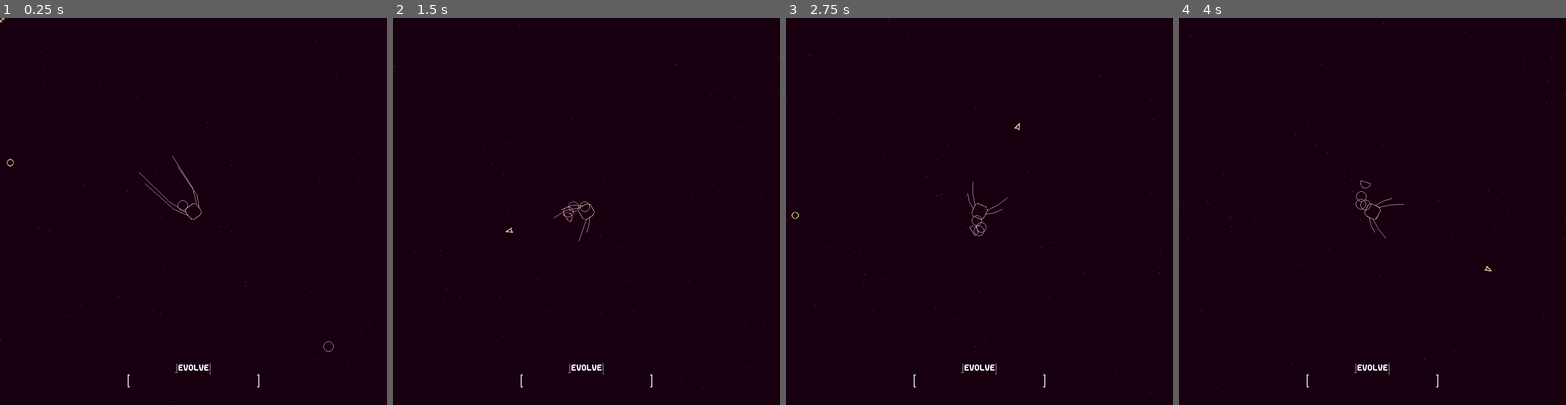
Above: before the commit, frames 1-4 (left to right).
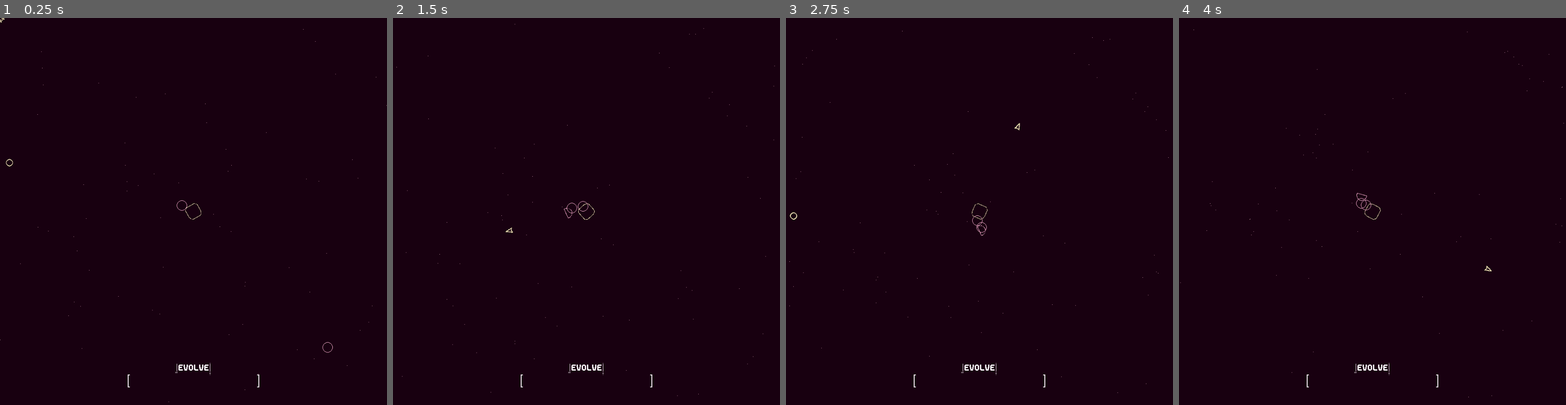
Above: after the commit, the same moments.

Repository: TitouanCh/Evolutionary-Dream-Game
Game: Godot game, scene res://scenes/flask.tscn
The game is run twice, just before and just after one commit, with the same random seed, the same clock (stepped at 60 frames per second) and the same inputs.
Inputs (mouse positions are in pixels of both pictures, inside the frame that each line leads up to):
- Up to frame 1 (0.25 s): no input
- Up to frame 2 (1.5 s): move the mouse to (671, 192) at 0.52 s; click (671, 192) at 0.6 s; move the mouse to (509, 230) at 1.27 s; click (509, 230) at 1.35 s
- Up to frame 3 (2.75 s): move the mouse to (1018, 126) at 2.02 s; click (1018, 126) at 2.1 s
- Up to frame 4 (4 s): move the mouse to (1353, 288) at 2.77 s; click (1353, 288) at 2.85 s; move the mouse to (1488, 269) at 3.52 s; click (1488, 269) at 3.6 s

The runs differ from the first frame. In frame 1, 0.2% of the frame differs, in the area x 0-100%, y 2-100%; in frame 2, 0.2%; in frame 3, 0.2%; in frame 4, 0.2%.

Commit message:
new stuff

Diff:
--- /dev/null
+++ b/etc/monotheme.tres
@@ -0,0 +1,9 @@
+[gd_resource type="Theme" load_steps=3 format=2]
+
+[ext_resource path="res://fonts/monogram.ttf" type="DynamicFontData" id=1]
+
+[sub_resource type="DynamicFont" id=1]
+font_data = ExtResource( 1 )
+
+[resource]
+default_font = SubResource( 1 )
--- a/etc/theme.tres
+++ b/etc/theme.tres
@@ -3,7 +3,9 @@
 [ext_resource path="res://fonts/cell_font.ttf" type="DynamicFontData" id=1]
 
 [sub_resource type="DynamicFont" id=3]
-extra_spacing_top = 20
+size = 8
+extra_spacing_top = 10
+extra_spacing_char = 1
 font_data = ExtResource( 1 )
 
 [resource]
--- a/project.godot
+++ b/project.godot
@@ -36,6 +36,11 @@
 run/main_scene="res://scenes/flask.tscn"
 config/icon="res://icon.png"
 
+[autoload]
+
+Global="*res://scripts/global.gd"
+UpgradeEther="*res://scripts/upgradeEther.gd"
+
 [display]
 
 window/size/width=900
@@ -63,6 +68,11 @@
 "events": [ Object(InputEventKey,"resource_local_to_scene":false,"resource_name":"","device":0,"alt":false,"shift":false,"control":false,"meta":false,"command":false,"pressed":false,"scancode":0,"physical_scancode":16777217,"unicode":0,"echo":false,"script":null)
  ]
 }
+pause={
+"deadzone": 0.5,
+"events": [ Object(InputEventKey,"resource_local_to_scene":false,"resource_name":"","device":0,"alt":false,"shift":false,"control":false,"meta":false,"command":false,"pressed":false,"scancode":0,"physical_scancode":80,"unicode":0,"echo":false,"script":null)
+ ]
+}
 
 [physics]
 
--- /dev/null
+++ b/scenes/DNAmenu.tscn
@@ -0,0 +1,35 @@
+[gd_scene load_steps=4 format=2]
+
+[ext_resource path="res://etc/theme.tres" type="Theme" id=1]
+[ext_resource path="res://scripts/DNAmenu.gd" type="Script" id=2]
+[ext_resource path="res://scenes/upgrade.tscn" type="PackedScene" id=3]
+
+[node name="DNAmenu" type="Node2D"]
+script = ExtResource( 2 )
+
+[node name="DNA" type="RichTextLabel" parent="."]
+margin_top = -322.0
+margin_right = 40.0
+margin_bottom = -282.0
+theme = ExtResource( 1 )
+bbcode_text = "dna"
+text = "dna"
+
+[node name="DNALine" type="RichTextLabel" parent="."]
+margin_left = -350.0
+margin_top = -300.0
+margin_right = 350.0
+margin_bottom = -22.0
+theme = ExtResource( 1 )
+bbcode_enabled = true
+bbcode_text = "atgcatgc"
+text = "atgcatgc"
+
+[node name="upgrade1" parent="." instance=ExtResource( 3 )]
+position = Vector2( -234, 200 )
+
+[node name="upgrade2" parent="." instance=ExtResource( 3 )]
+position = Vector2( 0, 200 )
+
+[node name="upgrade3" parent="." instance=ExtResource( 3 )]
+position = Vector2( 234, 200 )
--- a/scenes/main.tscn
+++ b/scenes/main.tscn
@@ -27,6 +27,7 @@
 [ext_resource path="res://sprites/evolve_text/evolveC6.png" type="Texture" id=25]
 [ext_resource path="res://sprites/evolve_text/evolveC5.png" type="Texture" id=26]
 [ext_resource path="res://fonts/cell_font.ttf" type="DynamicFontData" id=27]
+[ext_resource path="res://scenes/DNAmenu.tscn" type="PackedScene" id=28]
 
 [sub_resource type="SpriteFrames" id=2]
 animations = [ {
@@ -35,15 +36,15 @@
 "name": "transition",
 "speed": 12.0
 }, {
+"frames": [ ExtResource( 20 ), ExtResource( 21 ), ExtResource( 24 ), ExtResource( 22 ), ExtResource( 26 ), ExtResource( 25 ), ExtResource( 23 ) ],
+"loop": true,
+"name": "complete",
+"speed": 12.0
+}, {
 "frames": [ ExtResource( 10 ) ],
 "loop": true,
 "name": "regular",
 "speed": 5.0
-}, {
-"frames": [ ExtResource( 20 ), ExtResource( 21 ), ExtResource( 24 ), ExtResource( 22 ), ExtResource( 26 ), ExtResource( 25 ), ExtResource( 23 ) ],
-"loop": true,
-"name": "complete",
-"speed": 12.0
 } ]
 
 [sub_resource type="RectangleShape2D" id=1]
@@ -71,9 +72,6 @@
 margin_top = -24.0
 margin_right = 40.0
 margin_bottom = 6.0
-__meta__ = {
-"_edit_use_anchors_": false
-}
 
 [node name="player" parent="." instance=ExtResource( 1 )]
 position = Vector2( 3000, 3000 )
@@ -104,6 +102,10 @@
 "_edit_use_anchors_": false
 }
 
+[node name="DNAmenu" parent="." instance=ExtResource( 28 )]
+visible = false
+
 [connection signal="animation_finished" from="evolve_text" to="evolve_text" method="_on_evolve_text_animation_finished"]
 [connection signal="mouse_entered" from="evolve_text/evolve_button" to="evolve_text" method="_on_evolve_button_mouse_entered"]
 [connection signal="mouse_exited" from="evolve_text/evolve_button" to="evolve_text" method="_on_evolve_button_mouse_exited"]
+[connection signal="pressed" from="evolve_text/evolve_button" to="evolve_text" method="_on_evolve_button_pressed"]
--- a/scenes/npc.tscn
+++ b/scenes/npc.tscn
@@ -1,37 +1,19 @@
-[gd_scene load_steps=10 format=2]
+[gd_scene load_steps=3 format=2]
 
-[ext_resource path="res://sprites/flagellum1/flagellum1.png" type="Texture" id=1]
+[ext_resource path="res://sprites/flagellum1/flagellum.tres" type="SpriteFrames" id=1]
 [ext_resource path="res://scripts/npc.gd" type="Script" id=2]
-[ext_resource path="res://sprites/flagellum1/flagellum3.png" type="Texture" id=3]
-[ext_resource path="res://sprites/flagellum1/flagellum5.png" type="Texture" id=4]
-[ext_resource path="res://sprites/flagellum1/flagellum4.png" type="Texture" id=5]
-[ext_resource path="res://sprites/cell_wireframe.png" type="Texture" id=6]
-[ext_resource path="res://sprites/flagellum1/flagellum2.png" type="Texture" id=7]
-
-[sub_resource type="CapsuleShape2D" id=1]
-radius = 13.0
-height = 28.0
-
-[sub_resource type="SpriteFrames" id=2]
-animations = [ {
-"frames": [ ExtResource( 1 ), ExtResource( 7 ), ExtResource( 3 ), ExtResource( 5 ), ExtResource( 4 ) ],
-"loop": true,
-"name": "default",
-"speed": 12.0
-} ]
 
 [node name="npc" type="KinematicBody2D"]
 script = ExtResource( 2 )
 
 [node name="sprite" type="Sprite" parent="."]
-texture = ExtResource( 6 )
 
 [node name="collisionShape" type="CollisionShape2D" parent="."]
 rotation = 1.5708
-shape = SubResource( 1 )
 
 [node name="flagel" type="AnimatedSprite" parent="."]
+visible = false
 position = Vector2( -32, 0 )
-frames = SubResource( 2 )
+frames = ExtResource( 1 )
 frame = 1
 playing = true
--- a/scenes/playerV2.tscn
+++ b/scenes/playerV2.tscn
@@ -1,20 +1,14 @@
-[gd_scene load_steps=4 format=2]
+[gd_scene load_steps=2 format=2]
 
 [ext_resource path="res://scripts/playerV2.gd" type="Script" id=1]
-[ext_resource path="res://sprites/heavySquare.png" type="Texture" id=2]
-
-[sub_resource type="RectangleShape2D" id=1]
-extents = Vector2( 16, 16 )
 
 [node name="playerV2" type="KinematicBody2D"]
 script = ExtResource( 1 )
 
 [node name="collisionShape" type="CollisionShape2D" parent="."]
-shape = SubResource( 1 )
 
 [node name="sprite" type="Sprite" parent="."]
 rotation = 1.5708
-texture = ExtResource( 2 )
 
 [node name="camera" type="Camera2D" parent="."]
 current = true
--- /dev/null
+++ b/scenes/upgrade.tscn
@@ -0,0 +1,37 @@
+[gd_scene load_steps=4 format=2]
+
+[ext_resource path="res://etc/theme.tres" type="Theme" id=1]
+[ext_resource path="res://scripts/upgrade.gd" type="Script" id=2]
+[ext_resource path="res://etc/monotheme.tres" type="Theme" id=3]
+
+[node name="upgrade" type="Node2D"]
+script = ExtResource( 2 )
+
+[node name="title" type="RichTextLabel" parent="."]
+margin_left = -108.0
+margin_top = -32.0
+margin_right = 108.0
+margin_bottom = 8.0
+theme = ExtResource( 1 )
+bbcode_enabled = true
+bbcode_text = "[center]this is an upgrade[/center]"
+text = "this is an upgrade"
+
+[node name="description" type="RichTextLabel" parent="."]
+margin_left = -108.0
+margin_top = -2.0
+margin_right = 108.0
+margin_bottom = 38.0
+theme = ExtResource( 3 )
+bbcode_enabled = true
+bbcode_text = "[center]this is a description[/center]"
+text = "this is a description"
+
+[node name="button" type="Button" parent="."]
+modulate = Color( 1, 1, 1, 0 )
+margin_left = -108.0
+margin_top = -108.0
+margin_right = 108.0
+margin_bottom = 108.0
+
+[connection signal="pressed" from="button" to="." method="_on_button_pressed"]
--- /dev/null
+++ b/scripts/DNAmenu.gd
@@ -0,0 +1,39 @@
+extends Node2D
+
+onready var player = get_parent().get_node("player")
+onready var cursor = get_parent().get_node("cursor")
+onready var evolve_text = get_parent().get_node("evolve_text")
+
+onready var upgrades = [$upgrade1, $upgrade2, $upgrade3]
+onready var dnaline = $DNALine
+
+func _process(delta):
+	self.position = player.position
+	dnaline.bbcode_text = player.DNA
+	update()
+
+func _draw():
+	draw_line(Vector2(-512, -303), Vector2(512, -303), Color(255, 255, 255))
+	draw_line(Vector2(-512, -279), Vector2(512, -280), Color(255, 255, 255))
+
+func choose_upgrade():
+	self.visible = true
+	Global.paused = true
+	cursor.change_cursor(0)
+
+	for u in upgrades:
+		randomize()
+		u.set_random_upgrade()
+		u.visible = true
+
+func upgrade_player(dna):
+	player.DNA += dna
+	player.make_from_genome(player.DNA)
+	for u in upgrades:
+		u.visible = false
+
+	yield(get_tree().create_timer(1), "timeout")
+	Global.paused = false
+	self.visible = false
+
+	evolve_text.reset()
--- a/scripts/evolve_text.gd
+++ b/scripts/evolve_text.gd
@@ -2,6 +2,7 @@
 
 onready var player = get_parent().get_node("player")
 onready var cursor = get_parent().get_node("cursor")
+onready var DNAmenu = get_parent().get_node("DNAmenu")
 
 var current_value = 0
 var increment = 32
@@ -9,7 +10,11 @@
 
 func _process(delta):
 	self.position = player.position + Vector2(0, 378)
-	current_value = lerp(current_value, player.belly, delta)
+	var b = 1
+	if player.belly == 0:
+		b = 4
+	current_value = lerp(current_value, player.belly, delta * b)
+	self.playing = !Global.paused
 	update()
 
 func _draw():
@@ -23,15 +28,23 @@
 				transitioned = true
 		draw_rect(Rect2(-150, 4, y, 24), Color("#FFFF"))
 
+func reset():
+	self.animation = "regular"
+	transitioned = false
+
 func _on_evolve_text_animation_finished():
 	if self.animation == "transition":
 		self.animation = "complete"
 		self.playing = true
 
-
 func _on_evolve_button_mouse_entered():
-	if self.animation == "complete" or self.animation == "transition":
+	if (self.animation == "complete" or self.animation == "transition") and !Global.paused:
 		cursor.change_cursor(0)
 
 func _on_evolve_button_mouse_exited():
-	cursor.change_cursor(1)
+	if !Global.paused:
+		cursor.change_cursor(1)
+
+func _on_evolve_button_pressed():
+	if true: #self.animation == "complete" or self.animation == "transition":
+		DNAmenu.choose_upgrade()
--- /dev/null
+++ b/scripts/global.gd
@@ -0,0 +1,7 @@
+extends Node
+
+var paused = false
+
+func _process(delta):
+	if Input.is_action_just_pressed("pause"):
+		paused = !paused
--- a/scripts/levelManager.gd
+++ b/scripts/levelManager.gd
@@ -44,16 +44,17 @@
 	spawn_debris(420, debris, Vector2(0, 200), Vector2(0, 200))
 
 func _process(delta):
-	if !once:
-		_once()
-		once = true
-	handle_food(delta, food)
-	handle_npc(delta)
-	handle_debris(delta, debris)
-
-	player.linear_velocity += get_current(currents, currents_resolution, player.position) * current_force * delta
-
-	update()
+	if !Global.paused:
+		if !once:
+			_once()
+			once = true
+		handle_food(delta, food)
+		handle_npc(delta)
+		handle_debris(delta, debris)
+
+		player.linear_velocity += get_current(currents, currents_resolution, player.position) * current_force * delta
+
+		update()
 
 func setup_food_sprites(n, text):
 	for i in range(n):
@@ -160,7 +161,7 @@
 func handle_npc(delta):
 	for i in range(len(npc)):
 		var distance = npc[i][0].distance_squared_to(player.position)
-		if  distance < 262144 and !npc[i][3]:
+		if  distance < big_distance and !npc[i][3]:
 			for j in range(1, len(npcInstances)):
 				if !npcInstances[j].active: npcInstances[0] = j
 			npcInstances[npcInstances[0]].position = npc[i][0]
@@ -168,13 +169,13 @@
 			npcInstances[npcInstances[0]].set_active(true)
 			npc[i][3] = npcInstances[0]
 		elif npc[i][3]:
-			if npcInstances[npc[i][3]].position.distance_squared_to(player.position) > 262144:
+			if npcInstances[npc[i][3]].position.distance_squared_to(player.position) > big_distance:
 				npc[i][0] = npcInstances[npc[i][3]].position
 				npcInstances[npc[i][3]].set_active(false)
 				npc[i][3] = 0
 			else:
 				var closest_food = Vector2.ZERO
-				var smallest_distance = 262144*2*2
+				var smallest_distance = big_distance*2*2
 				for j in range(len(food)):
 					var dist = food[j].distance_squared_to(npcInstances[npc[i][3]].position)
 					if dist < smallest_distance:
--- a/scripts/npc.gd
+++ b/scripts/npc.gd
@@ -3,17 +3,23 @@
 var target = Vector2.ZERO
 
 func _ready():
-	type = 'herbivore'
-	neutral_sprites.append($flagel)
-	turnAccel = 3
-	accel = 3
+	DNA = "agccgtt"
+
+func _once():
+	make_from_genome(DNA)
 
 func _process(delta):
-	if active:
-		scaleInfo = OrganismUtilities.handle_scaling(self, scaleInfo, body_sprite, tail, delta)
+	if !once:
+		_once()
+		once = true
+
+	if !Global.paused:
+		if active:
+			scaleInfo = OrganismUtilities.handle_scaling(self, scaleInfo, body_sprite, tail, delta)
 
 func _physics_process(delta):
-	if active:
-		var relative_target = target - self.global_position
+	if !Global.paused:
+		if active:
+			var relative_target = target - self.global_position
 
-		linear_velocity = OrganismUtilities.move_toward_target(self, relative_target, linear_velocity, accel, turnAccel, friction, delta)
+			linear_velocity = OrganismUtilities.move_toward_target(self, relative_target, linear_velocity, accel, turnAccel, friction, delta)
--- a/scripts/organism.gd
+++ b/scripts/organism.gd
@@ -1,6 +1,8 @@
 extends KinematicBody2D
 
 class_name Organism
+
+var DNA = "agc"
 
 var turnAccel = 10
 var accel = 10
@@ -35,3 +37,86 @@
 	active = state
 	self.visible = state
 	collisionShape.disabled = !state
+
+func reset():
+	for t in tail:
+		t[0].queue_free()
+	tail = []
+	whiskers = []
+
+	for s in neutral_sprites:
+		s.queue_free()
+	neutral_sprites = []
+	belly = 0
+
+	turnAccel = 0
+	accel = 0
+	friction = 0.95
+
+func make_from_genome(dna):
+	reset()
+
+	# Strong tail gene : tcc
+	for i in range(OrganismUtilities.count_gene(dna, "tcc")):
+		OrganismUtilities.create_tail_obj(self, tail, load("res://sprites/24Circle.png"), 0)
+		accel += 1
+
+	# Whisker gene I : gcggg
+	if OrganismUtilities.read_gene(dna, "gcggg"):
+		OrganismUtilities.create_whisker(self, whiskers, 3, Vector2(10, 16), [15, 0, 1.4], [1, 0, -1])
+		OrganismUtilities.create_whisker(self, whiskers, 3, Vector2(10, -16), [15, 0, 1.4], [-1, 0, 1])
+		turnAccel += 2.5
+
+	# Whisker gene II : gcgttt
+	if OrganismUtilities.read_gene(dna, "gcgttt"):
+		OrganismUtilities.create_whisker(self, whiskers, 3, Vector2(0, 16), [15, 0, 1.4], [1, 0, -1])
+		OrganismUtilities.create_whisker(self, whiskers, 3, Vector2(0, -16), [15, 0, 1.4], [-1, 0, 1])
+		turnAccel += 2.5
+
+	# Whisker gene III : gcatgg
+	if OrganismUtilities.read_gene(dna, "gcatgg"):
+		OrganismUtilities.create_whisker(self, whiskers, 4, Vector2(-5, 16), [0, -4, 2], [1, 0, -1])
+		OrganismUtilities.create_whisker(self, whiskers, 4, Vector2(-5, -16), [0, -4, 2], [-1, 0, 1])
+		OrganismUtilities.create_whisker(self, whiskers, 4, Vector2(-10, 16), [0, -4, 2], [1, 0, -1])
+		OrganismUtilities.create_whisker(self, whiskers, 4, Vector2(-10, -16), [0, -4, 2], [-1, 0, 1])
+		turnAccel += 3.5
+
+	# Shrimp gene : atgcatgc
+	if OrganismUtilities.read_gene(dna, "atgcatgc"):
+		# Crusty body
+		body_sprite.texture = load("res://sprites/heavySquare.png")
+		var rect = RectangleShape2D.new()
+		rect.set_extents(Vector2(16, 16))
+		collisionShape.shape = rect
+
+		#Shrimp tail
+		for i in range(2):
+			OrganismUtilities.create_tail_obj(self, tail, load("res://sprites/24Circle.png"), 0)
+		OrganismUtilities.create_tail_obj(self, tail, load("res://sprites/24Demi.png"), 1)
+
+		# Caracteristics
+		turnAccel += 8
+		accel += 10
+
+
+	# Bacteria gene : agccgtt
+	if OrganismUtilities.read_gene(dna, "agccgtt"):
+		# Wireframe body
+		body_sprite.texture = load("res://sprites/cell_wireframe.png")
+		var cap = CapsuleShape2D.new()
+		cap.radius = 13
+		cap.height = 28
+		collisionShape.shape = cap
+
+		# Flagellum
+		var a = AnimatedSprite.new()
+		self.add_child(a)
+		a.frames = load("res://sprites/flagellum1/flagellum.tres")
+		a.playing = true
+		a.position = Vector2(-32, 0)
+		neutral_sprites.append(a)
+
+		# Caracteristics
+		type = 'herbivore'
+		turnAccel += 1
+		accel += 3
--- a/scripts/organismUtilities.gd
+++ b/scripts/organismUtilities.gd
@@ -1,6 +1,29 @@
 extends Reference
 
 class_name OrganismUtilities
+
+# DNA Functions ---
+
+static func read_gene(dna, gene):
+	var a = len(gene)
+	for i in range(len(dna) - a + 1):
+		var possible_gene = ""
+		for j in range(a):
+			possible_gene += dna[i + j]
+		if possible_gene == gene:
+			return true
+	return false
+
+static func count_gene(dna, gene):
+	var a = len(gene)
+	var count = 0
+	for i in range(len(dna) - a + 1):
+		var possible_gene = ""
+		for j in range(a):
+			possible_gene += dna[i + j]
+		if possible_gene == gene:
+			count += 1
+	return count
 
 # Create Functions ---
 
--- a/scripts/playerV2.gd
+++ b/scripts/playerV2.gd
@@ -2,33 +2,29 @@
 
 func _ready():
 	type = 'player'
+	DNA = "atgcatgc"
 
 func _once():
-	for i in range(3):
-		OrganismUtilities.create_tail_obj(self, tail, load("res://sprites/24Circle.png"), 0)
-	OrganismUtilities.create_tail_obj(self, tail, load("res://sprites/24Demi.png"), 1)
-
-	OrganismUtilities.create_whisker(self, whiskers, 3, Vector2(10, 16), [15, 0, 1.4], [1, 0, -1])
-	OrganismUtilities.create_whisker(self, whiskers, 3, Vector2(10, -16), [15, 0, 1.4], [-1, 0, 1])
-	OrganismUtilities.create_whisker(self, whiskers, 3, Vector2(0, 16), [15, 0, 1.4], [1, 0, -1])
-	OrganismUtilities.create_whisker(self, whiskers, 3, Vector2(0, -16), [15, 0, 1.4], [-1, 0, 1])
+	make_from_genome(DNA)
 
 func _process(delta):
-	if !once:
-		_once()
-		once = true
-	update()
+	if !Global.paused:
+		if !once:
+			_once()
+			once = true
+		update()
 
-	scaleInfo = OrganismUtilities.handle_scaling(self, scaleInfo, body_sprite, tail, delta)
+		scaleInfo = OrganismUtilities.handle_scaling(self, scaleInfo, body_sprite, tail, delta)
 
 func _physics_process(delta):
-	var mousePosition = get_global_mouse_position() - self.global_position
+	if !Global.paused:
+		var mousePosition = get_global_mouse_position() - self.global_position
 
-	linear_velocity = OrganismUtilities.move_toward_target(self, mousePosition, linear_velocity, accel, turnAccel, friction, delta)
-	OrganismUtilities.handle_tail(self, tail, linear_velocity, 0.13, 8, 0.85, Ttime, delta)
-	OrganismUtilities.handle_whiskers(self, whiskers, 20, delta)
+		linear_velocity = OrganismUtilities.move_toward_target(self, mousePosition, linear_velocity, accel, turnAccel, friction, delta)
+		OrganismUtilities.handle_tail(self, tail, linear_velocity, 0.13, 8, 0.85, Ttime, delta)
+		OrganismUtilities.handle_whiskers(self, whiskers, 20, delta)
 
-	Ttime += delta
+		Ttime += delta
 
 func _draw():
 	OrganismUtilities.draw_all(self, whiskers)
--- /dev/null
+++ b/scripts/upgrade.gd
@@ -0,0 +1,28 @@
+extends Node2D
+
+var size = Vector2(216, 216)
+onready var title = $title
+onready var description = $description
+
+var ni = 0
+
+func _draw():
+	# Right border
+	draw_line(Vector2(-size.x/2, size.y/2), Vector2(-size.x/2, -size.y/2), Color(255, 255, 255))
+
+	# Left border
+	draw_line(Vector2(size.x/2, size.y/2), Vector2(size.x/2, -size.y/2), Color(255, 255, 255))
+
+	# Top border
+	draw_line(Vector2(size.x/2 - 1, -size.y/2), Vector2(-size.x/2 + 1, -size.y/2), Color(255, 255, 255))
+
+func set_random_upgrade():
+	ni = randi() % len(UpgradeEther.upgrade_title)
+	while UpgradeEther.upgrade_meta[ni].has("locked"):
+		ni = randi() % len(UpgradeEther.upgrade_title)
+	title.bbcode_text = "[center]" + UpgradeEther.upgrade_title[ni] + "[/center]"
+	description.bbcode_text = "[center]" + UpgradeEther.upgrade_description[ni] + "\n" + UpgradeEther.upgrade_dna[ni] + "[/center]"
+
+func _on_button_pressed():
+	UpgradeEther.update_lists(ni)
+	get_parent().upgrade_player(UpgradeEther.upgrade_dna[ni])
--- /dev/null
+++ b/scripts/upgradeEther.gd
@@ -0,0 +1,45 @@
+extends Node
+
+var upgrade_title = [
+"teeth  i",
+"teeth  ii",
+"whiskers  i",
+"whiskers  ii",
+"whiskers  iii",
+"stronger tail"
+]
+
+var upgrade_description = [
+	"+ damage",
+	"+ damage",
+	"+ agility",
+	"+ agility",
+	"+ agility",
+	"+ movement"
+]
+
+var upgrade_dna = [
+	"aaatt",
+	"tatatt",
+	"gcggg",
+	"gcgttt",
+	"gcatgg",
+	"tcc"
+]
+
+var upgrade_meta = [
+	["upgradable"],
+	["locked"],
+	["upgradable"],
+	["upgradable", "locked"],
+	["locked"],
+	["repeatable"]
+]
+
+func update_lists(n):
+	if upgrade_meta[n].has("upgradable"):
+		upgrade_meta[n + 1].erase("locked")
+		print(upgrade_meta)
+
+	if !upgrade_meta[n].has("repeatable"):
+		upgrade_meta[n] = ["locked"]
--- /dev/null
+++ b/sprites/flagellum1/flagellum.tres
@@ -0,0 +1,15 @@
+[gd_resource type="SpriteFrames" load_steps=6 format=2]
+
+[ext_resource path="res://sprites/flagellum1/flagellum5.png" type="Texture" id=1]
+[ext_resource path="res://sprites/flagellum1/flagellum1.png" type="Texture" id=2]
+[ext_resource path="res://sprites/flagellum1/flagellum3.png" type="Texture" id=3]
+[ext_resource path="res://sprites/flagellum1/flagellum4.png" type="Texture" id=4]
+[ext_resource path="res://sprites/flagellum1/flagellum2.png" type="Texture" id=5]
+
+[resource]
+animations = [ {
+"frames": [ ExtResource( 2 ), ExtResource( 5 ), ExtResource( 3 ), ExtResource( 4 ), ExtResource( 1 ) ],
+"loop": true,
+"name": "default",
+"speed": 12.0
+} ]
Binary file added: fonts/monogram.ttf
Not shown: 1 places in scenes/main.tscn that only renumber resources
